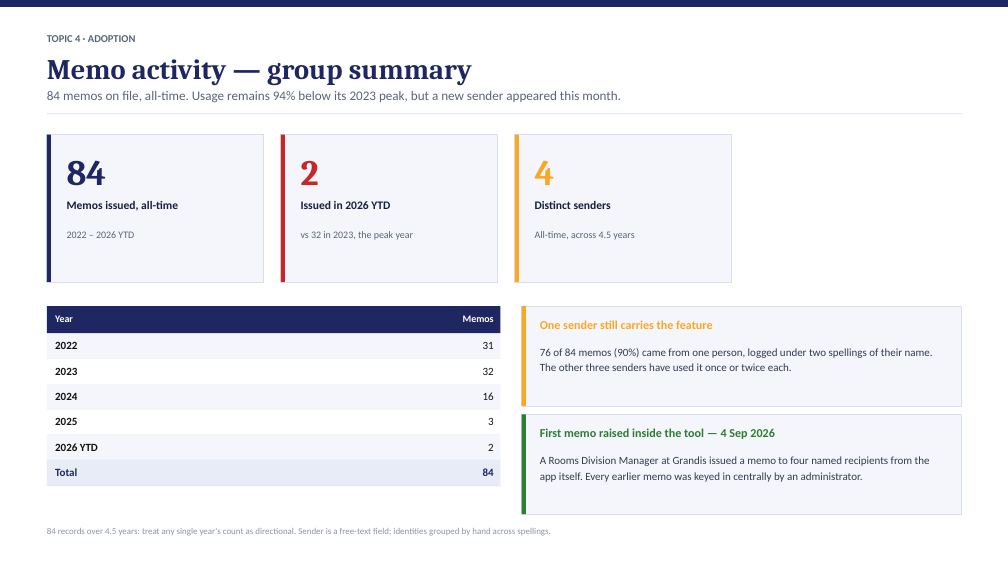
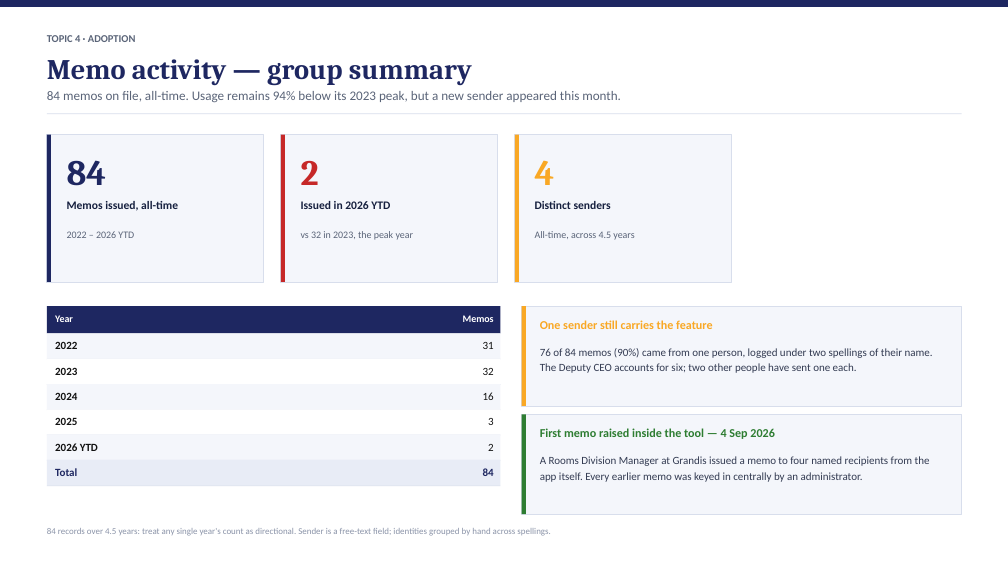
Before and after one commit to Nathanszy26/mkCommand, a slide deck: slide 12 of MK_Command_meeting_slides_260910.pptx. Drawn at 1008x567 pixels with LibreOffice and Linux fonts; fonts in the diff are those of the drawing. Boxes give left, top, right and bottom in pixels: in the first picture for what was removed or moved away, otherwise in the second. Text is boxed around its words. In the diff, an @@ line names an element or a change of style, - is before the commit and + after.

```diff
--- a/MK_Command_meeting_slides_260910.pptx
+++ b/MK_Command_meeting_slides_260910.pptx
@@ text at <box>540,348,933,373</box>: text changed @@
-76 of 84 memos (90%) came from one person, logged under two spellings of their name. The other three senders have used it once or twice each.
+76 of 84 memos (90%) came from one person, logged under two spellings of their name. The Deputy CEO accounts for six; two other people have sent one each.
```
Also in this commit, not shown: 5 other slides changed.
